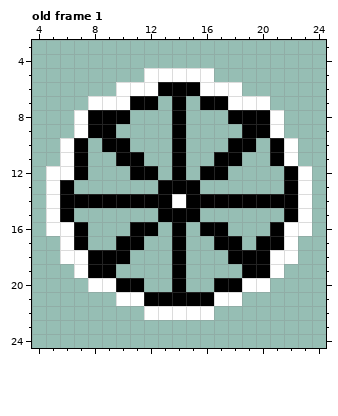
File history of a pixel-art file, image-edits/aseprite/wheel.aseprite. This is how it looked before the edit.
39x26 pixels, 1 frame. Shown: old frame 1: x 4..24, y 3..24. The old version is drawn lined up with the new one, on the new canvas. The commit also changed other frames, which this record leaves out.
The same view after the edit:
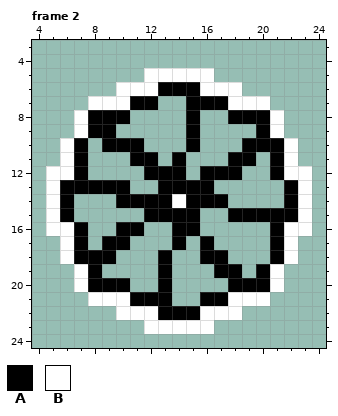
Palette (. is transparent): A #000000  B #ffffff
A new or re-ordered frame is compared with the old frame closest to it.
From the commit log: made wheel spin
Changes in this commit:
canvas 39x26 -> 30x30, the old top-left corner now at -5,1 (the part of the old canvas that was cut away was empty and is not shown)
frames 1 -> 4
Frame 2 is new; against old frame 1:
The edit adds colour A in rows 7 to 9 at x 15; in row 10 at x 11, 15 and 20; in row 11 at x 12 and 19; in row 12 at x 13, 18 and 21; in row 13 at x 7 to 10 and 16; in row 15 at x 12 and 18 to 21.
The edit adds colour A in row 16 at x 10 and 15; in row 17 at x 9 and 16; in row 18 at x 13 and 16 to 17; in row 19 at x 13 and 17 to 18; in row 20 at x 13.
Colour B gives way to colour A in row 18 at x 7 and 21; in row 20 at x 8 to 9 and 19 to 20; in row 21 at x 11 and 17; in row 22 at x 13 to 15.
The edit adds colour B in row 20 at x 7 and 21; in row 21 at x 8 to 9 and 19 to 20; in row 22 at x 10 to 11 and 17 to 18; in row 23 at x 12 to 16.
Colour A gives way to colour B in row 12 at x 22.
Colour A is gone in rows 7 to 8 at x 14; in row 9 at x 14 and 19; in row 10 at x 14 and 18; in row 11 at x 10 and 17; in row 12 at x 11; in row 14 at x 7 to 9 and 18 to 21.
Colour A is gone in row 16 at x 12 and 16 to 17; in row 17 at x 11, 17 to 18 and 20; in row 18 at x 10, 14 and 18 to 20; in row 19 at x 9, 14 and 19; in row 20 at x 11, 14 and 17; in row 21 at x 14 to 15.
Where, in picture pixels (left, top, right, bottom), the same in both pictures:
changed: (74, 96, 298, 334)
